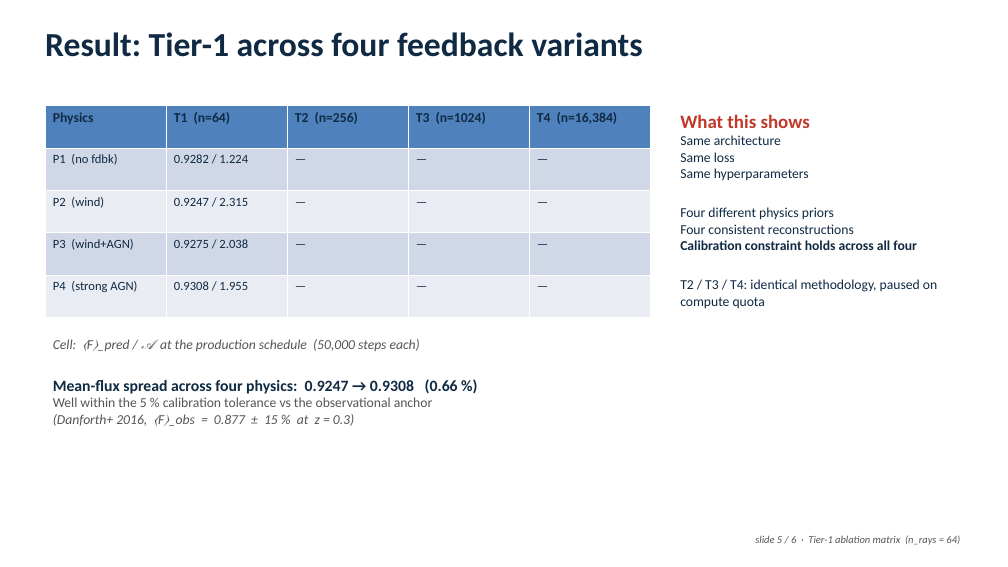
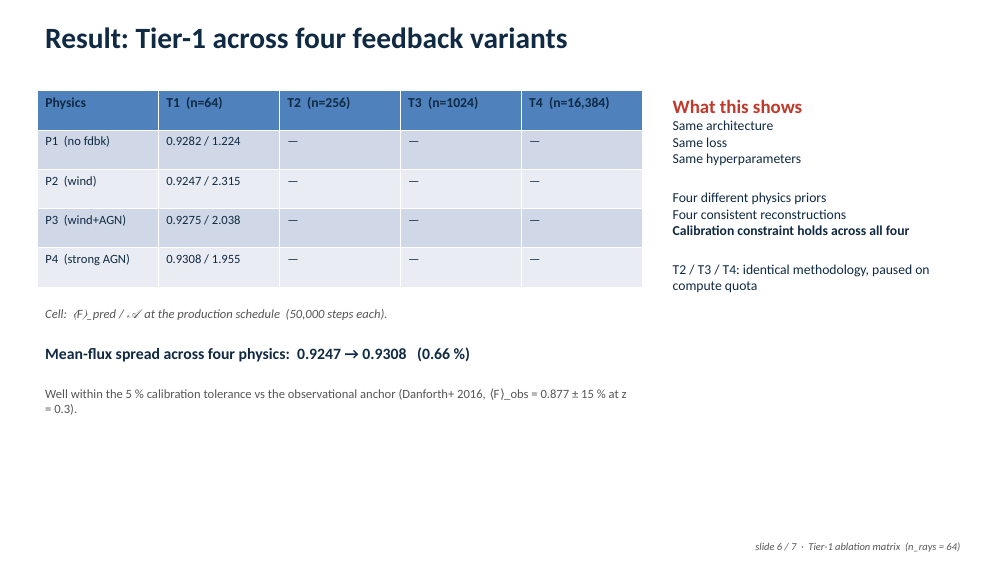
Before and after one commit to SujinHwang27/CosmoGasVision, a slide deck: slide 6 of experiments/nerf/talk/defense_talk_5min.pptx (slide 5 before the commit). Drawn at 1008x567 pixels with LibreOffice and Linux fonts; fonts in the diff are those of the drawing. Boxes give left, top, right and bottom in pixels: in the first picture for what was removed or moved away, otherwise in the second. Text is boxed around its words. In the diff, an @@ line names an element or a change of style, - is before the commit and + after.

```diff
--- a/experiments/nerf/talk/defense_talk_5min.pptx
+++ b/experiments/nerf/talk/defense_talk_5min.pptx
@@ text "Result: Tier-1 across four feedback ..." at <box>45,27,567,49</box>: size 32 to 28 pt @@
@@ table: place and size @@
-table at <box>45,106,650,318</box>
+table at <box>38,91,643,287</box>
@@ text "What this shows": place and size @@
-text "What this shows" at <box>680,114,937,309</box>
+text "What this shows" at <box>673,99,929,293</box>
@@ text added at <box>45,309,387,320</box>, 12 pt, text #555555, italic @@
+Cell: ⟨F⟩_pred / 𝒜 at the production schedule (50,000 steps each).
@@ text added at <box>45,347,450,362</box>, 15 pt, text #102A43, bold @@
+Mean-flux spread across four physics: 0.9247 → 0.9308 (0.66 %)
@@ text at <box>45,389,627,415</box>: text changed; size 13 to 12 pt @@
-Cell: ⟨F⟩_pred / 𝒜 at the production schedule (50,000 steps each)
-Mean-flux spread across four physics: 0.9247 → 0.9308 (0.66 %)
-Well within the 5 % calibration tolerance vs the observational anchor
-(Danforth+ 2016, ⟨F⟩_obs = 0.877 ± 15 % at z = 0.3)
+Well within the 5 % calibration tolerance vs the observational anchor (Danforth+ 2016, ⟨F⟩_obs = 0.877 ± 15 % at z = 0.3).
@@ text at <box>755,542,960,552</box>: text changed @@
-slide 5 / 6 · Tier-1 ablation matrix (n_rays = 64)
+slide 6 / 7 · Tier-1 ablation matrix (n_rays = 64)
```
Also in this commit, not shown: 4 other slides changed, 2 slides added, 1 slide removed, 3 other files.
